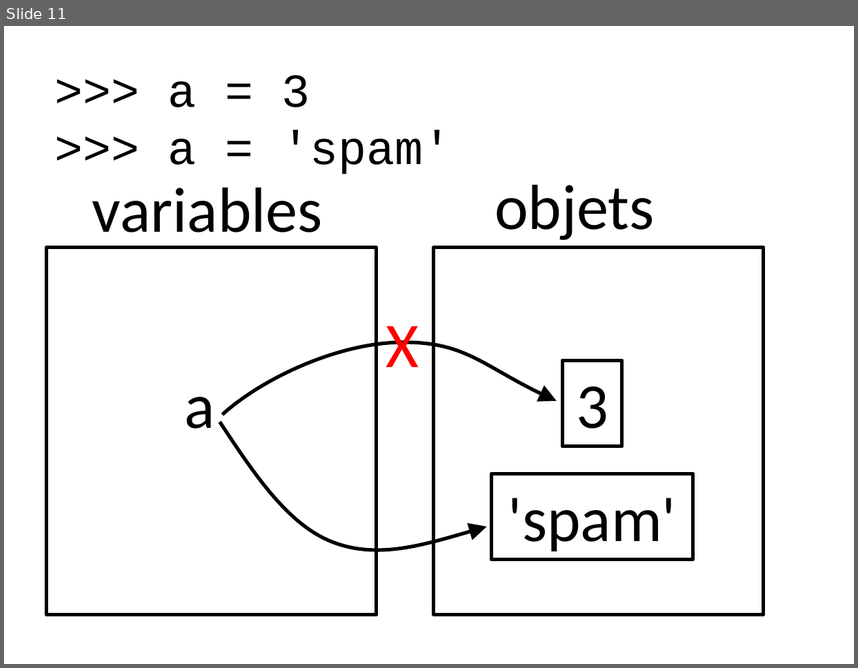
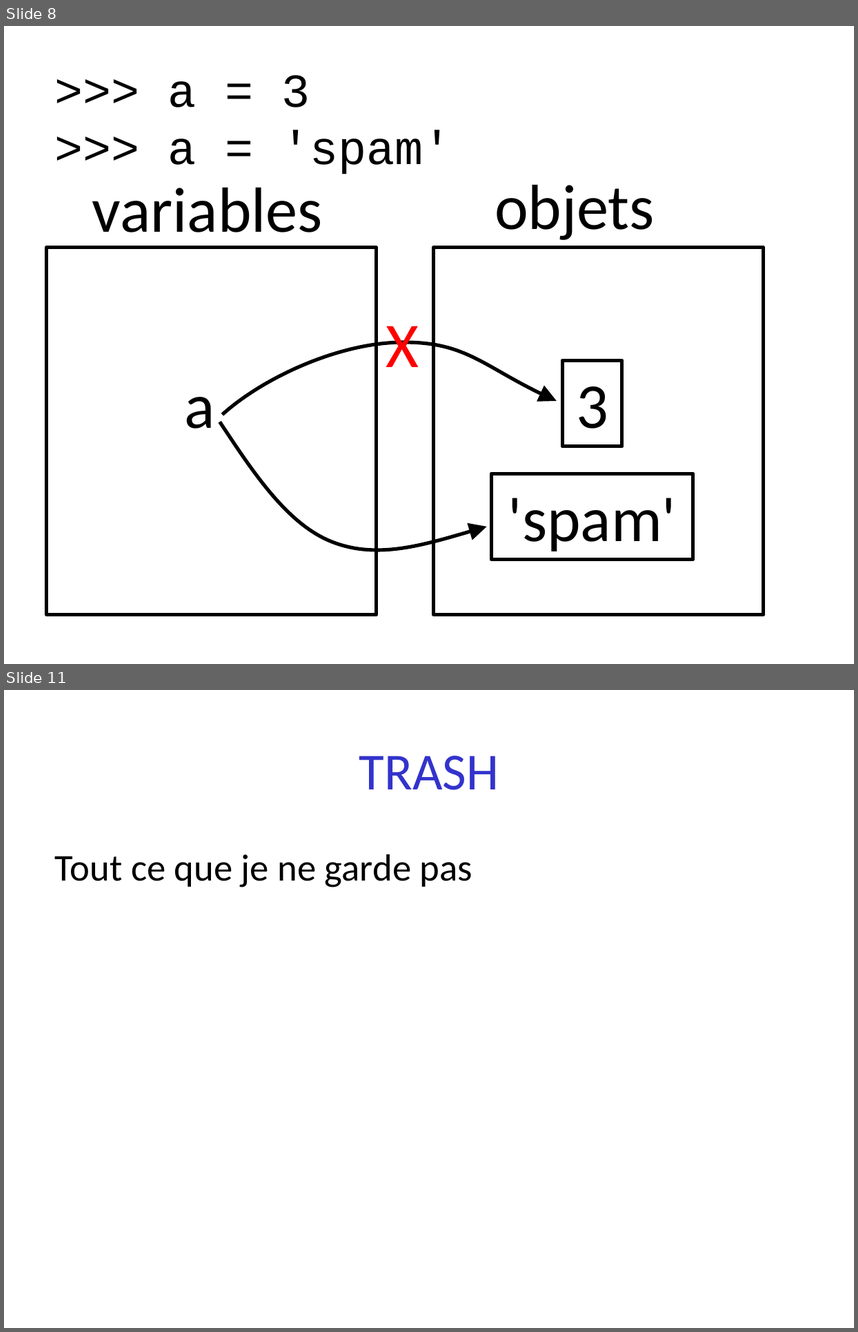
Before and after one commit to parmentelat/flotpython-archive, a slide deck: semaine2/semaine2-0.pptx. Shown one above the other, each under a label of ours: slide 11 before the commit, slides 8 and 11 after it; the slides between them are not shown. The pictures are 858x668 and 858x1332 pixels, drawn with LibreOffice and Linux fonts; fonts in the diff are those of the drawing. Boxes give left, top, right and bottom in pixels: in the first picture for what was removed or moved away, otherwise in the second. Text is boxed around its words. In the diff, an @@ line names an element or a change of style, - is before the commit and + after.

```diff
--- a/semaine2/semaine2-0.pptx
+++ b/semaine2/semaine2-0.pptx
@@ slide 11 added at [4,690,854,1328], background #FFFFFF @@
@@ title added at [359,756,499,790], 44 pt, text #3333CC @@
+TRASH
@@ text added at [55,854,473,887], 32 pt, text #000000 @@
+Tout ce que je ne garde pas
@@ what was slide 11 is now slide 8 @@
```
Also in this commit, not shown: 5 slides changed, 1 other slide added, 2 slides removed.
